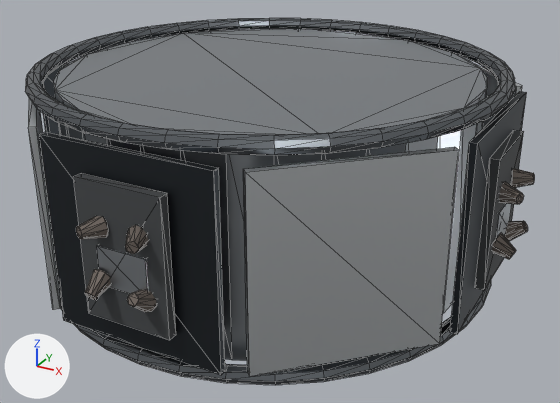
Two versions of the glTF model assets-src/ship-modules/rcs-standard.glb, one commit apart.
Before and after are seen from a 50 mm lens placed at (1.68, -2.98, 1.3), pointed at (0.07, -0.04, -0.16). The axes (+X, +Y, +Z) are drawn at lower left. The lights are the same throughout. The picture after the commit comes second. Mesh edges are drawn as thin lines.

In view in the first picture: 'rcs_access_panel_0', 'rcs_access_panel_4', 'rcs_access_panel_5', 'rcs_access_panel_6', 'rcs_access_panel_7', 'rcs_core', 'rcs_end_ring_-1.0', 'rcs_end_ring_1.0', 'rcs_nozzle_3_1', 'rcs_thruster_bay_0', 'rcs_thruster_bay_3', 'rcs_valve_box_3' and 9 more.
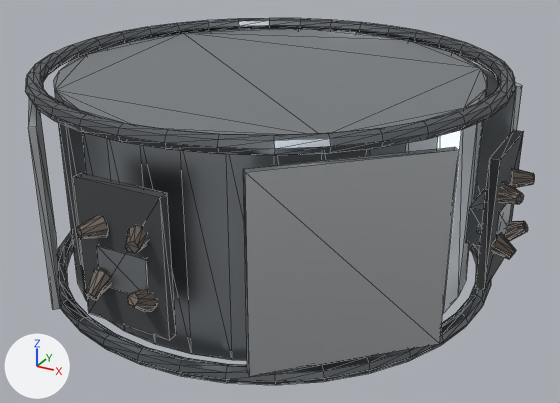
What differs and where, as boxes (x1, y1, x2, y2) in the pictures (560 x 403 px):
'rcs_access_panel_6', deleted: before (39, 132, 225, 375)
'rcs_access_panel_0', deleted: before (450, 91, 527, 334)
'rcs_access_panel_4', deleted: before (43, 63, 69, 135)
'rcs_access_panel_1', unchanged, uncovered by the edit: before (475, 64, 522, 128); after (475, 64, 522, 200)
'rcs_valve_box_0', unchanged, uncovered by the edit: before (495, 203, 512, 239); after (466, 189, 512, 246)

What the commit changed:
Object 'rcs_access_panel_0' (ob_rcs_access_panel_0) is deleted.
Object 'rcs_access_panel_4' (ob_rcs_access_panel_4) is deleted.
Object 'rcs_access_panel_6' (ob_rcs_access_panel_6) is deleted.
